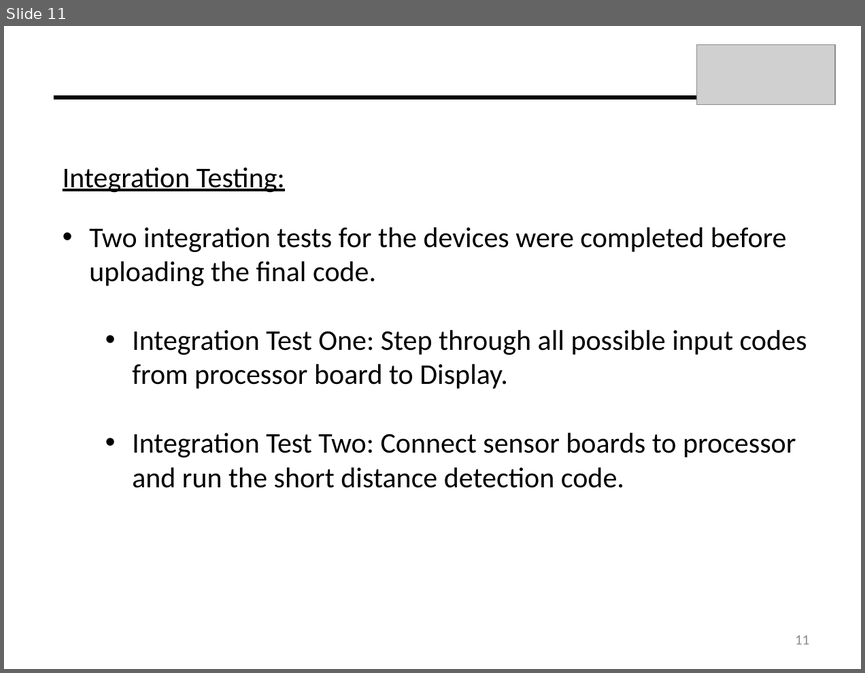
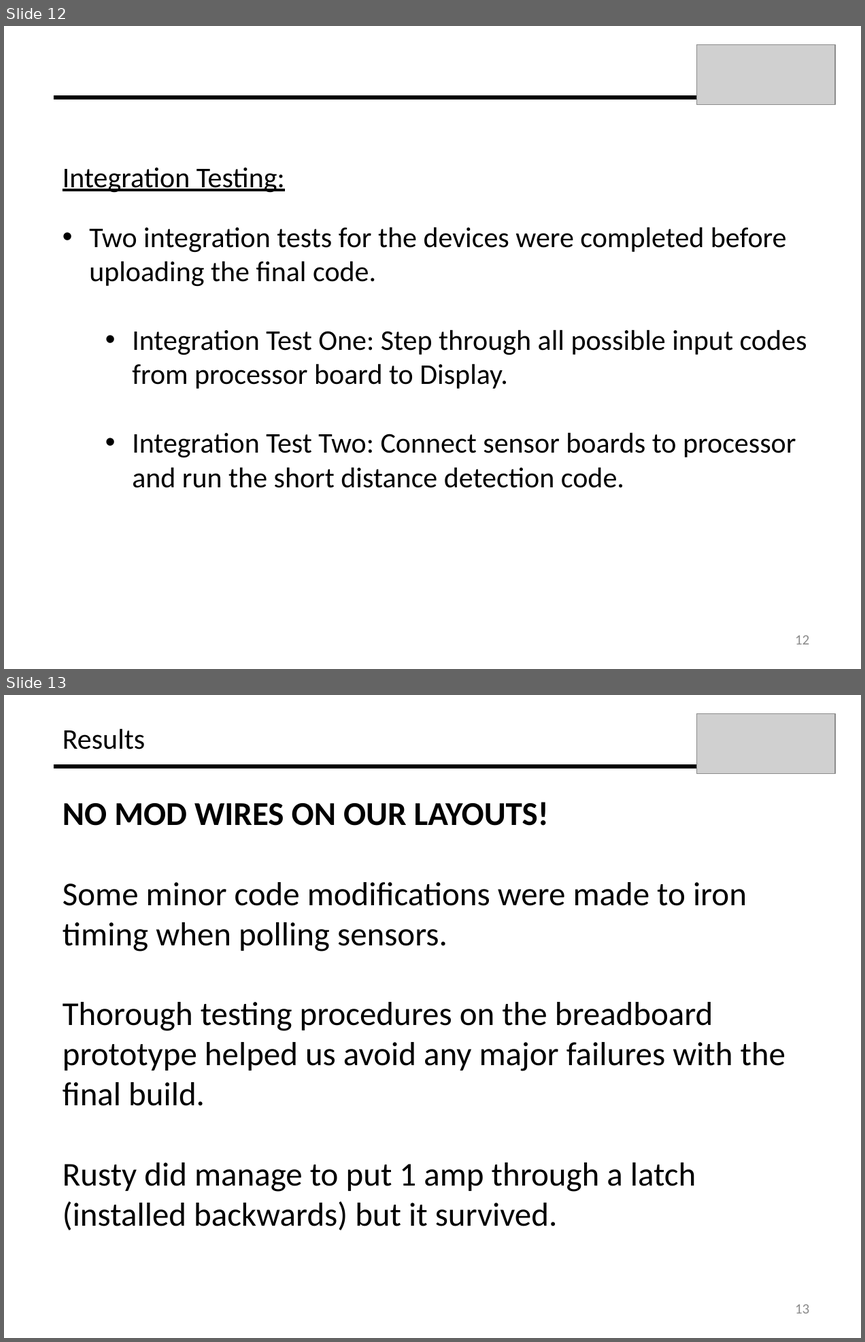
Before and after one commit to dfrister/Practicum2014, a slide deck: Presentation/T04_Presentation.pptx. Shown one above the other, each under a label of ours: slide 11 before the commit, slides 12 and 13 after it. The pictures are 865x673 and 865x1342 pixels, drawn with LibreOffice and Linux fonts; fonts in the diff are those of the drawing; grey boxes stand for pictures. Boxes give left, top, right and bottom in pixels: in the first picture for what was removed or moved away, otherwise in the second. Text is boxed around its words. In the diff, an @@ line names an element or a change of style, - is before the commit and + after.

```diff
--- a/Presentation/T04_Presentation.pptx
+++ b/Presentation/T04_Presentation.pptx
@@ slide 13 added at (4,695,861,1338), background #FFFFFF @@
@@ picture added at (696,714,835,774) @@
@@ text added at (62,728,145,749), 24 pt, text #000000 @@
+Results
@@ line added from (696, 766) to (54, 766), #000000 3 pt @@
@@ text added at (62,802,785,1230), 28 pt, text #000000 @@
+NO MOD WIRES ON OUR LAYOUTS!
+Some minor code modifications were made to iron timing when polling sensors.
+Thorough testing procedures on the breadboard prototype helped us avoid any major failures with the final build.
+Rusty did manage to put 1 amp through a latch (installed backwards) but it survived.
@@ page number added at (795,1304,809,1313), 12 pt, text #8C8C8C @@
+13
@@ what was slide 11 is now slide 12 @@
@@ page number at (795,635,809,644): text changed @@
-11
+12
```
Also in this commit, not shown: 2 slides changed, 5 other slides added, 5 slides removed, 5 other files.
